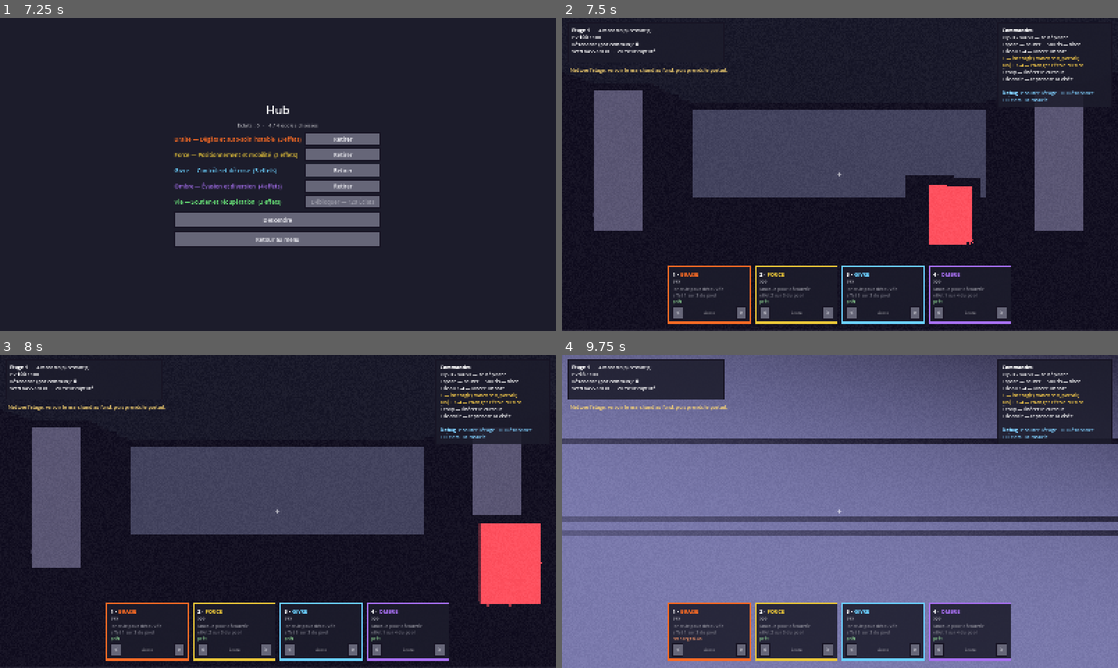
Above: before the commit, frames 1-4 (two rows, left to right).
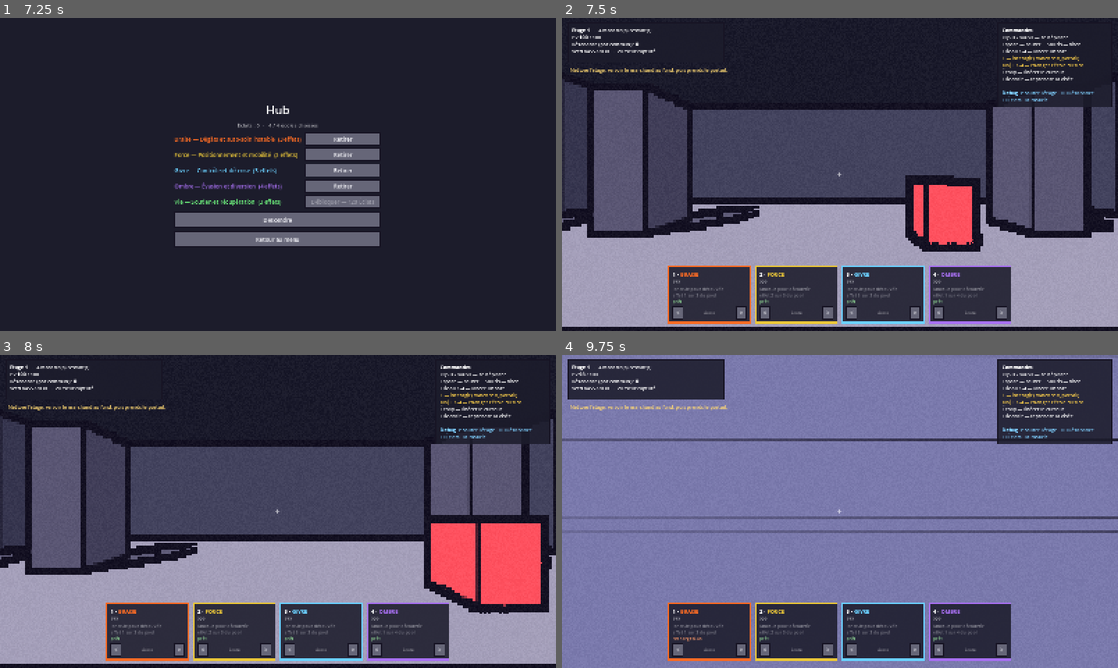
Above: after the commit, the same moments.

Repository: Treri-afk/depthcast
Game: Godot game, scene res://scenes/menu.tscn
Same seed, same stepped clock (60 frames per second), same inputs: the game is played once before the commit and once after it.
Inputs (mouse positions are in pixels of both pictures, inside the frame that each line leads up to):
- Up to frame 1 (7.25 s): click "Jouer en solo" at 0.5 s; click "Retirer" at 1.25 s; click "Choisir" at 2 s; click "Retirer" at 2.75 s; click "Choisir" at 3.5 s; click "Retirer" at 4.25 s; click "Choisir" at 5 s; click "Retirer" at 5.75 s; click "Choisir" at 6.5 s
- Up to frame 2 (7.5 s): click "Descendre" at 7.25 s
- Up to frame 3 (8 s): no input
- Up to frame 4 (9.75 s): move the mouse to (867, 511) at 8.02 s; hold W (deplacer_avant) from 8.03 s (still down); tap S (deplacer_arriere) at 8.1 s; click (867, 511) at 8.17 s; tap Space (sauter) at 8.27, 9.02 s; move the mouse to (812, 511) at 8.77 s; tap E (interagir) at 8.85 s; move the mouse to (851, 505) at 9.52 s; tap 1 (lancer_sort_1) at 9.6 s

Frame 1 is identical in both runs. In frame 2, 30% of the frame differs, in the area x 0-100%, y 19-99%; in frame 3, 30%; in frame 4, 21%.

Commit message:
fix: traits parasites sur les surfaces vues en rasant
Ma détection comparait la profondeur d'un pixel à celle de ses voisins.
Sur un sol vu de biais, cet écart est énorme alors qu'il n'y a aucune
arête — d'où les traits qui traversaient l'image sans raison.

La comparaison se fait désormais avec la MOYENNE des deux voisins
opposés. Sur une surface plane, même très inclinée, la profondeur varie
linéairement et cette moyenne retombe pile sur la valeur du centre :
l'écart s'annule. Il ne subsiste qu'à une vraie discontinuité — un coin,
une silhouette.

La pente disparaît, seule la cassure reste. Le seuil peut donc redescendre
de 0.004 à 0.0015 : plus de faux positifs à filtrer, donc les arêtes
lointaines apparaissent aussi.

Les rayures sur les murs venaient d'ailleurs : la carte d'ombre
s'auto-intersectait sur les grandes surfaces planes. Biais réglés — sans
quoi le contour les soulignait consciencieusement, ce qui les rendait
deux fois plus visibles qu'elles ne l'auraient été.

Co-Authored-By: Claude Opus 5 <noreply@anthropic.com>

Diff:
--- a/scripts/content/palette.gd
+++ b/scripts/content/palette.gd
@@ -33,7 +33,7 @@
 ## Rupture de profondeur qui déclenche un trait. C'est ce qui souligne les
 ## arêtes de géométrie, invisibles à la luminance quand deux surfaces voisines
 ## sont éclairées pareil.
-@export_range(0.0005, 0.05, 0.0005) var contour_seuil_profondeur: float = 0.004
+@export_range(0.0005, 0.05, 0.0005) var contour_seuil_profondeur: float = 0.0015
 
 ## Bruit fixe posé sur l'image. Il ne bouge jamais : un grain animé fait du
 ## bruit vidéo, un grain fixe fait du papier.
--- a/scripts/gameplay/world/world_lighting.gd
+++ b/scripts/gameplay/world/world_lighting.gd
@@ -9,6 +9,12 @@
 	lumiere.rotation_degrees = Vector3(-58, -42, 0)
 	lumiere.light_energy = 1.0
 	lumiere.shadow_enabled = true
+	# Sans ces biais, la carte d'ombre s'auto-intersecte sur les grandes
+	# surfaces planes et laisse des rayures — que le contour souligne ensuite
+	# consciencieusement, ce qui les rend deux fois plus visibles.
+	lumiere.shadow_bias = 0.06
+	lumiere.shadow_normal_bias = 2.0
+	lumiere.directional_shadow_max_distance = 90.0
 	parent.add_child(lumiere)
 
 	var ambiance := WorldEnvironment.new()
--- a/shaders/pixel_fin.gdshader
+++ b/shaders/pixel_fin.gdshader
@@ -81,24 +81,32 @@
 }
 
 
-// Arête géométrique : deux surfaces adjacentes dont la distance saute.
+// Arête géométrique : une VRAIE rupture, pas une surface vue en rasant.
 //
-// C'est ce qui manquait. La luminance seule ne voit pas la jonction d'un mur et
-// d'un sol quand tous deux sont éclairés de la même façon : il n'y a aucun
-// écart de couleur à détecter, alors que l'arête est bien là.
+// La première version comparait la profondeur du pixel à celle de ses voisins.
+// Sur un sol vu de biais, cet écart est énorme alors qu'il n'y a aucune arête :
+// d'où les traits qui apparaissaient au milieu de nulle part.
+//
+// On compare donc chaque pixel à la MOYENNE de ses deux voisins opposés. Sur
+// une surface plane, même très inclinée, la profondeur varie linéairement et
+// cette moyenne retombe pile sur la valeur du centre : l'écart est nul. Il ne
+// devient grand qu'à une vraie discontinuité — un coin, une silhouette.
 float rupture_profondeur(vec2 uv_centre, vec2 pas, vec2 grille) {
 	float d0 = texture(profondeur, uv_centre).r;
 	if (d0 <= 0.0) {
 		return 0.0;
 	}
 
-	float ecart = 0.0;
-	ecart = max(ecart, abs(texture(profondeur, accroche(uv_centre + vec2(pas.x, 0.0), grille)).r - d0));
-	ecart = max(ecart, abs(texture(profondeur, accroche(uv_centre - vec2(pas.x, 0.0), grille)).r - d0));
-	ecart = max(ecart, abs(texture(profondeur, accroche(uv_centre + vec2(0.0, pas.y), grille)).r - d0));
-	ecart = max(ecart, abs(texture(profondeur, accroche(uv_centre - vec2(0.0, pas.y), grille)).r - d0));
+	float gauche = texture(profondeur, accroche(uv_centre - vec2(pas.x, 0.0), grille)).r;
+	float droite = texture(profondeur, accroche(uv_centre + vec2(pas.x, 0.0), grille)).r;
+	float haut = texture(profondeur, accroche(uv_centre - vec2(0.0, pas.y), grille)).r;
+	float bas = texture(profondeur, accroche(uv_centre + vec2(0.0, pas.y), grille)).r;
 
-	return ecart / max(d0, 0.00001);
+	// Dérivée seconde : la pente s'annule, seule la cassure subsiste.
+	float ecart_x = abs((gauche + droite) * 0.5 - d0);
+	float ecart_y = abs((haut + bas) * 0.5 - d0);
+
+	return max(ecart_x, ecart_y) / max(d0, 0.00001);
 }
 
 
